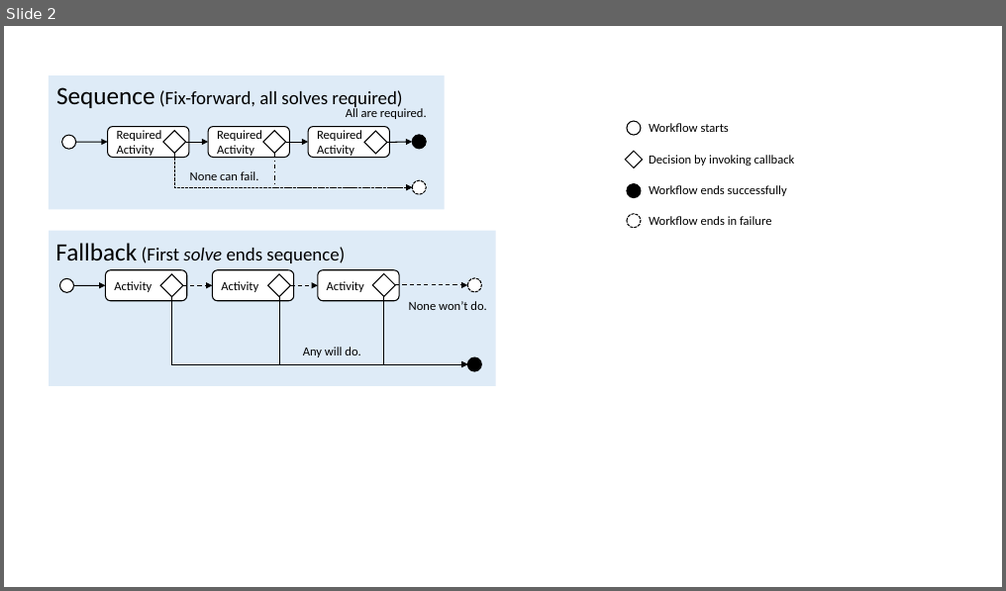
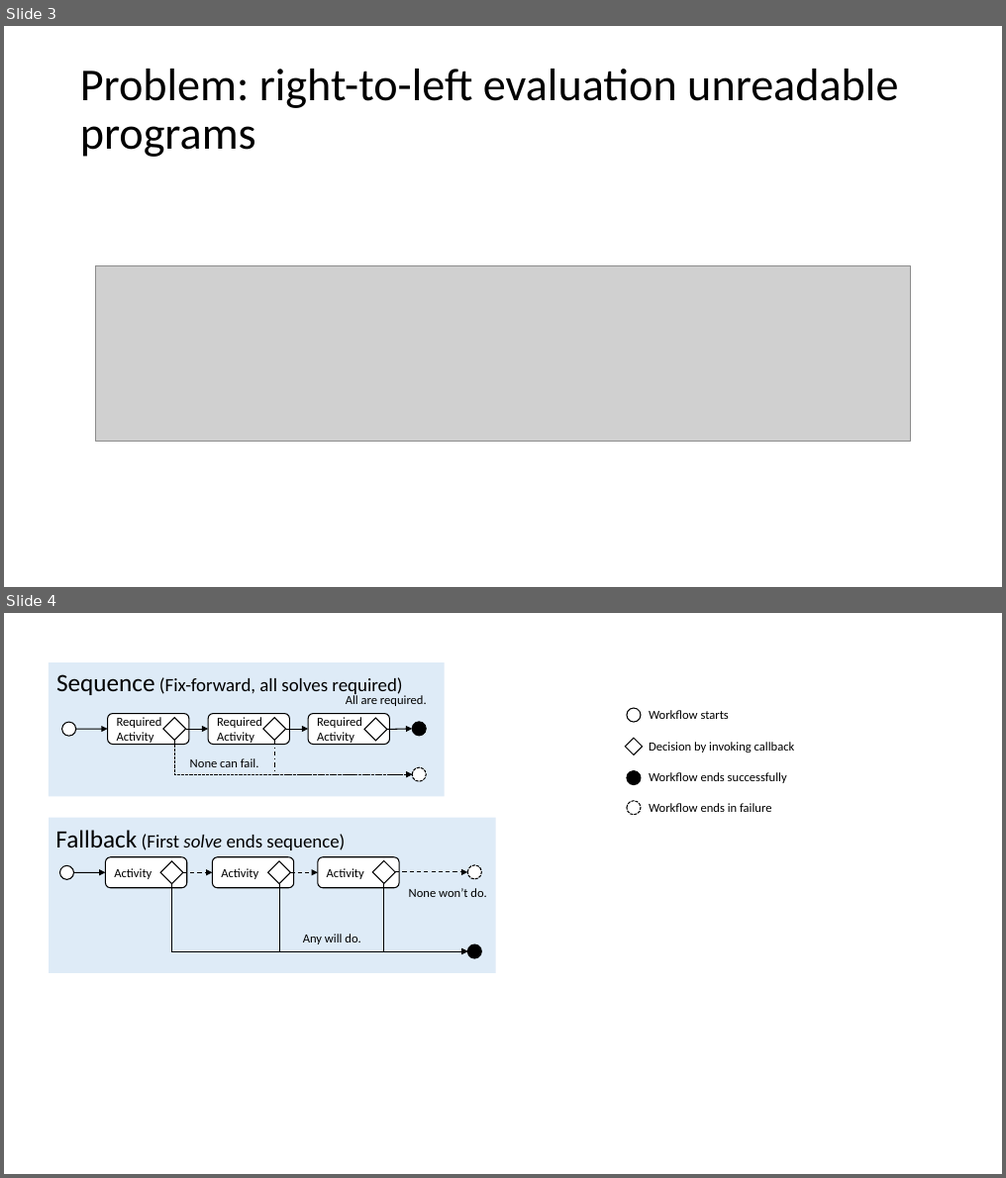
Before and after one commit to caqu/dynamic-sequence, a slide deck: public/documentation/sources/Hum.pptx. Shown one above the other, each under a label of ours: slide 2 before the commit, slides 3 and 4 after it. The pictures are 1006x591 and 1006x1178 pixels, drawn with LibreOffice and Linux fonts; fonts in the diff are those of the drawing; grey boxes stand for pictures. Boxes give left, top, right and bottom in pixels: in the first picture for what was removed or moved away, otherwise in the second. Text is boxed around its words. In the diff, an @@ line names an element or a change of style, - is before the commit and + after.

```diff
--- a/public/documentation/sources/Hum.pptx
+++ b/public/documentation/sources/Hum.pptx
@@ slide 3 added at [4, 26, 1002, 587], background #FFFFFF @@
@@ title added at [80, 69, 898, 157], 44 pt, text #000000 @@
+Problem: right-to-left evaluation unreadable programs
@@ picture added at [95, 267, 912, 441] @@
@@ what was slide 2 is now slide 4 @@
```
Also in this commit, not shown: 1 slide changed, 2 other slides added, 1 slide removed.
